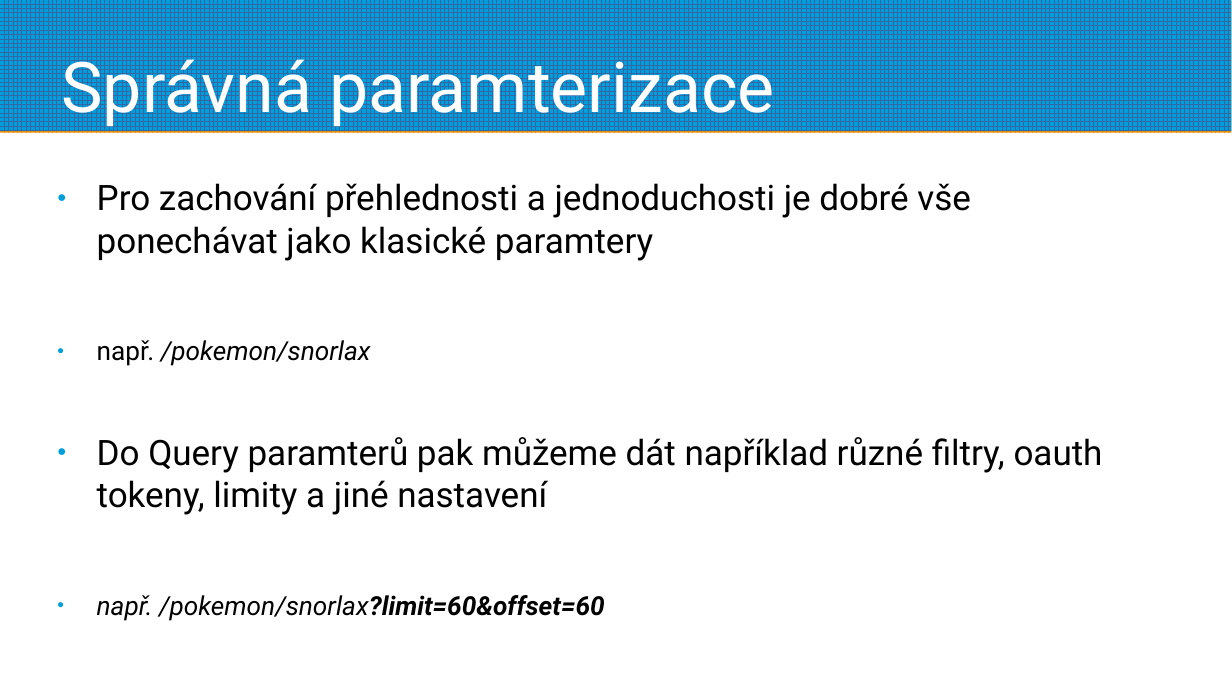
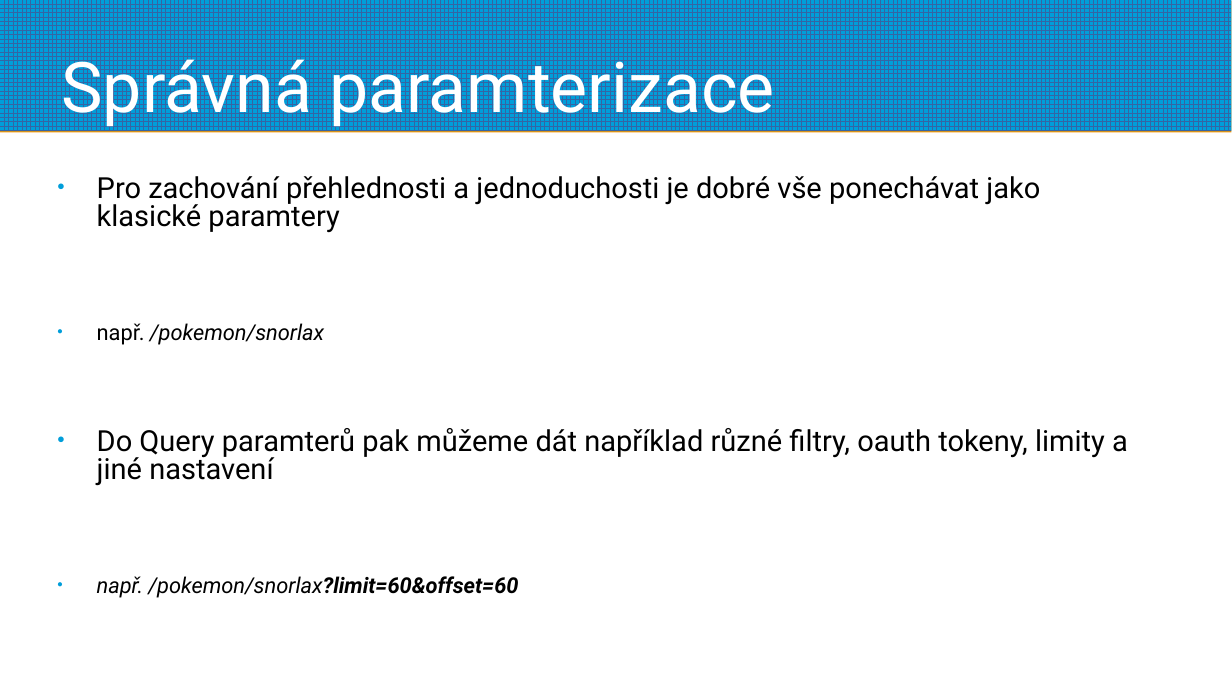
Before and after one commit to estrellasfv/rest-api, a slide deck: slide 17 of brunova.ppsx (slide 16 before the commit). Drawn at 1232x693 pixels with LibreOffice and Linux fonts; fonts in the diff are those of the drawing; background and template pictures are left out. Boxes give left, top, right and bottom in pixels: in the first picture for what was removed or moved away, otherwise in the second. Text is boxed around its words. In the diff, an @@ line names an element or a change of style, - is before the commit and + after.

```diff
--- a/brunova.ppsx
+++ b/brunova.ppsx
@@ text "Pro zachování přehlednosti a jednoduchosti ..." at bbox=[97, 176, 1128, 598]: size 22.6 to 18.7 pt in "Pro zachování přehlednosti a jednoduchosti je dobré ...", "Do Query paramterů pak můžeme dát například ..."; size 16.9 to 14 pt in "např. /pokemon/snorlax", "např. /pokemon/snorlax?limit=60&offset=60"; line spacing 1 to 0.8; more space between paragraphs @@
```
Also in this commit, not shown: 13 other slides changed, 1 slide added, 1 other file.
